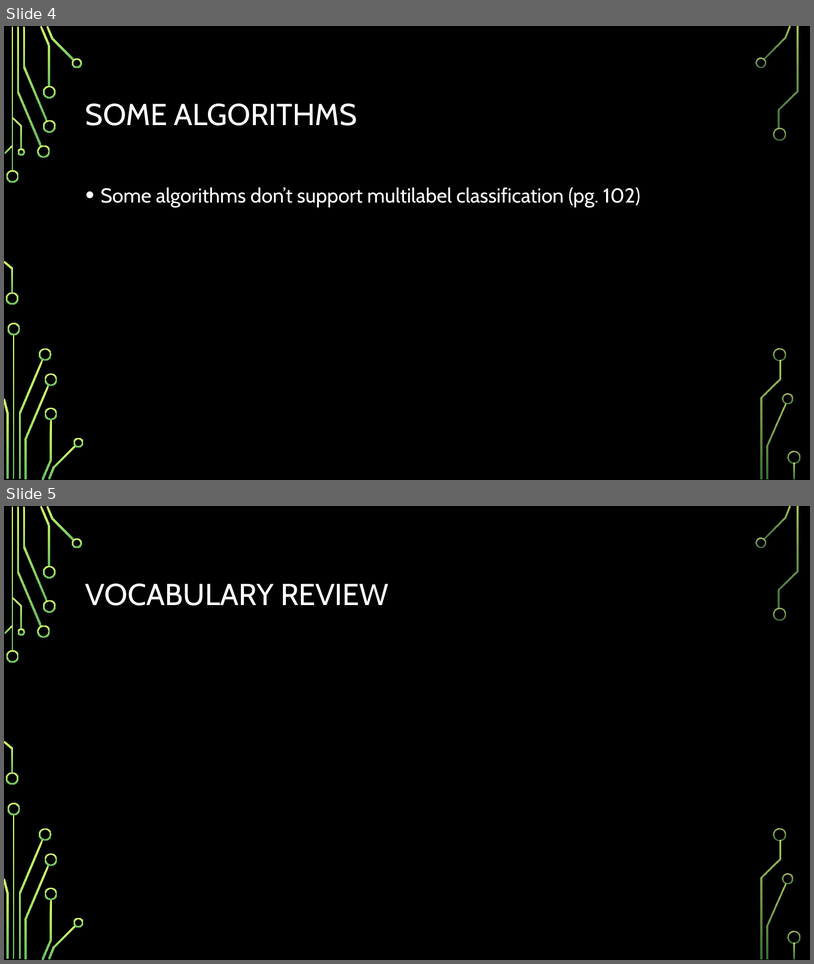
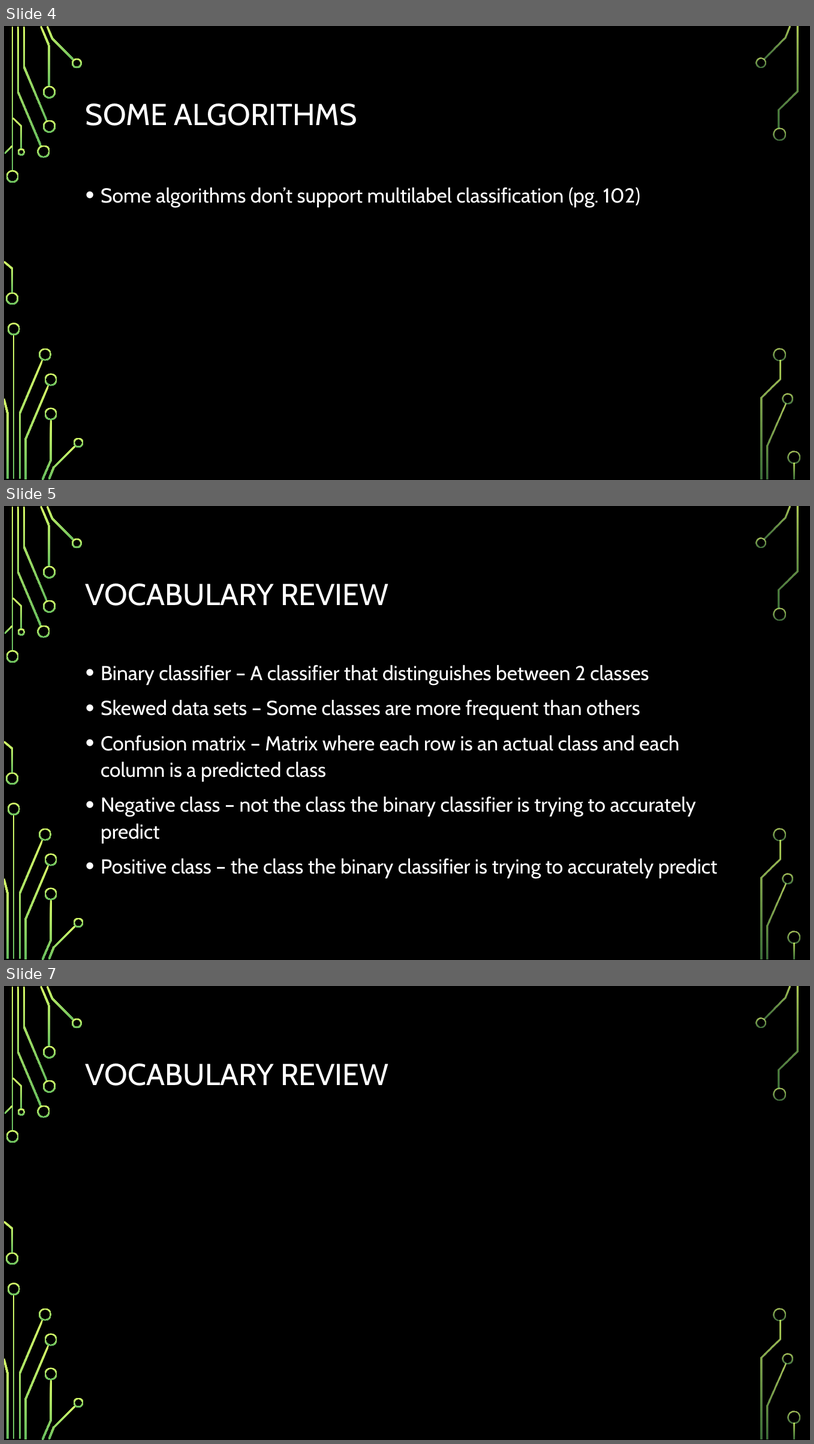
Before and after one commit to astidham2003/ml-study-group, a slide deck: chapter_3/chapter_3.pptx. Shown one above the other, each under a label of ours: slides 4 and 5 before the commit, slides 4, 5 and 7 after it; the slides between them are not shown. The pictures are 814x964 and 814x1444 pixels, drawn with LibreOffice and Linux fonts; fonts in the diff are those of the drawing; grey boxes stand for pictures; background and template pictures are left out. Boxes give left, top, right and bottom in pixels: in the first picture for what was removed or moved away, otherwise in the second. Text is boxed around its words. In the diff, an @@ line names an element or a change of style, - is before the commit and + after.

```diff
--- a/chapter_3/chapter_3.pptx
+++ b/chapter_3/chapter_3.pptx
@@ slide 5 added at <box>4,506,810,960</box>, background picture (left out); not listed: 36 template elements that a slide beside it also shows @@
@@ title added at <box>86,583,389,606</box>, 36 pt, text #FFFFFF @@
+VOCABULARY REVIEW
@@ text added at <box>101,664,718,878</box>, 24 pt, text #FFFFFF @@
+• Binary classifier – A classifier that distinguishes between 2 classes
+• Skewed data sets – Some classes are more frequent than others
+• Confusion matrix – Matrix where each row is an actual class and each column is a predicted class
+• Negative class – not the class the binary classifier is trying to accurately predict
+• Positive class – the class the binary classifier is trying to accurately predict
@@ what was slide 5 is now slide 7 @@
```
Also in this commit, not shown: 1 slide changed, 3 other slides added.
